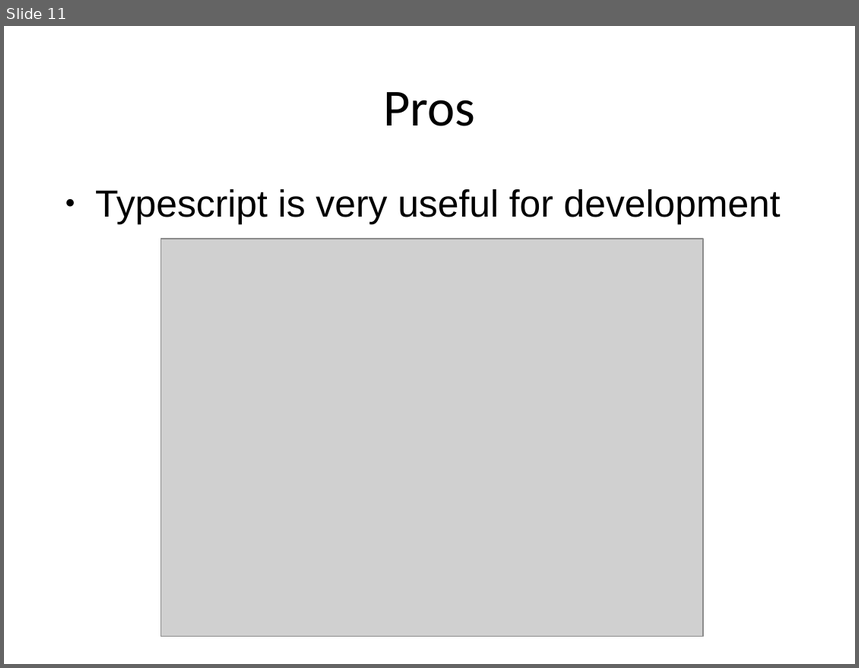
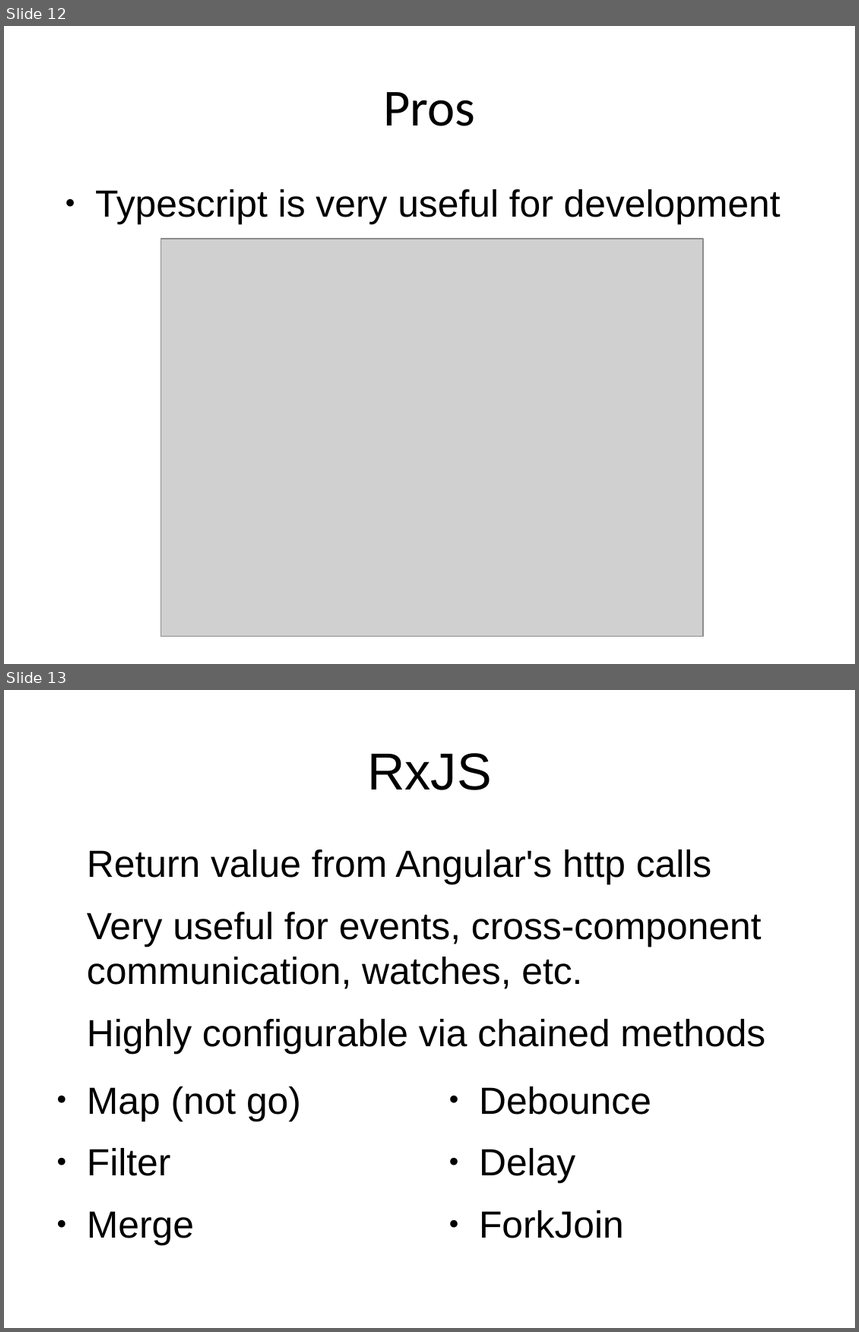
Before and after one commit to trognus/devcon2016, a slide deck: devconNg2.odp. Shown one above the other, each under a label of ours: slide 11 before the commit, slides 12 and 13 after it. The pictures are 859x668 and 859x1332 pixels, drawn with LibreOffice and Linux fonts; fonts in the diff are those of the drawing; grey boxes stand for pictures. Boxes give left, top, right and bottom in pixels: in the first picture for what was removed or moved away, otherwise in the second. Text is boxed around its words. In the diff, an @@ line names an element or a change of style, - is before the commit and + after.

```diff
--- a/devconNg2.odp
+++ b/devconNg2.odp
@@ slide 13 added at bbox=[4, 690, 855, 1328], background #FFFFFF @@
@@ title added at bbox=[367, 753, 491, 790], 44 pt, text #000000 @@
+RxJS
@@ text added at bbox=[87, 850, 766, 1055], 32 pt, text #000000 @@
+Return value from Angular's http calls
+Very useful for events, cross-component communication, watches, etc.
+Highly configurable via chained methods
@@ text added at bbox=[87, 1087, 301, 1246], 32 pt, text #000000 @@
+● Map (not go)
+● Filter
+● Merge
@@ text added at bbox=[479, 1087, 652, 1239], 32 pt, text #000000 @@
+● Debounce
+● Delay
+● ForkJoin
@@ what was slide 11 is now slide 12 @@
```
Also in this commit, not shown: 1 slide changed, 3 other slides added, 2 slides removed, 1 other file.
